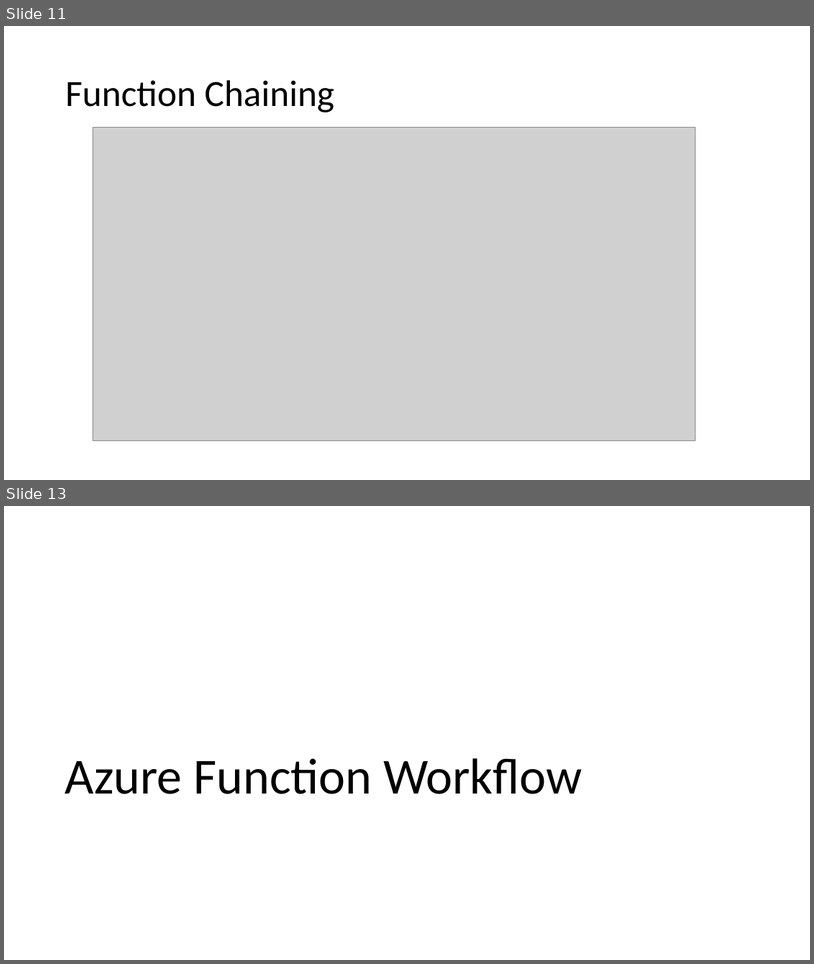
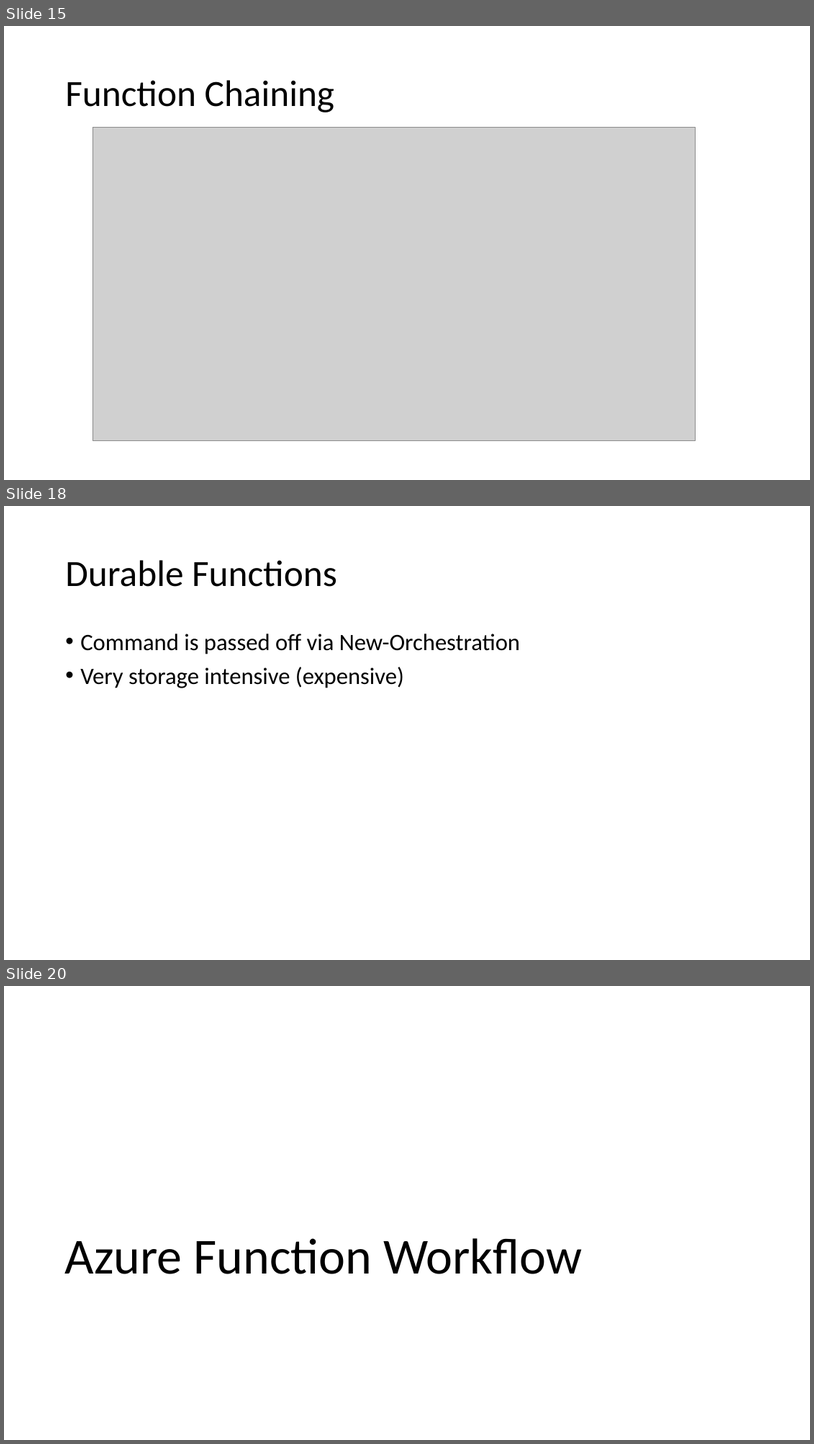
Before and after one commit to ThePoShWolf/Sessions, a slide deck: 2023-04-26 - Building a serverless Discord bot/PowerShell Summit 2023 - Serverless Discord bot.pptx. Shown one above the other, each under a label of ours: slides 11 and 13 before the commit, slides 15, 18 and 20 after it; the slides between them are not shown. The pictures are 814x964 and 814x1444 pixels, drawn with LibreOffice and Linux fonts; fonts in the diff are those of the drawing; grey boxes stand for pictures; background and template pictures are left out. Boxes give left, top, right and bottom in pixels: in the first picture for what was removed or moved away, otherwise in the second. Text is boxed around its words. In the diff, an @@ line names an element or a change of style, - is before the commit and + after.

```diff
--- a/2023-04-26 - Building a serverless Discord bot/PowerShell Summit 2023 - Serverless Discord bot.pptx
+++ b/2023-04-26 - Building a serverless Discord bot/PowerShell Summit 2023 - Serverless Discord bot.pptx
@@ slide 18 added at (x1=4, y1=506, x2=810, y2=960), background picture (left out) @@
@@ title added at (x1=65, y1=560, x2=337, y2=587), 44 pt, text #000000 @@
+Durable Functions
@@ text added at (x1=80, y1=633, x2=520, y2=688), 28 pt, text #000000 @@
+• Command is passed off via New-Orchestration
+• Very storage intensive (expensive)
@@ what was slide 11 is now slide 15 @@
@@ what was slide 13 is now slide 20 @@
```
Also in this commit, not shown: 4 slides changed, 7 other slides added.
